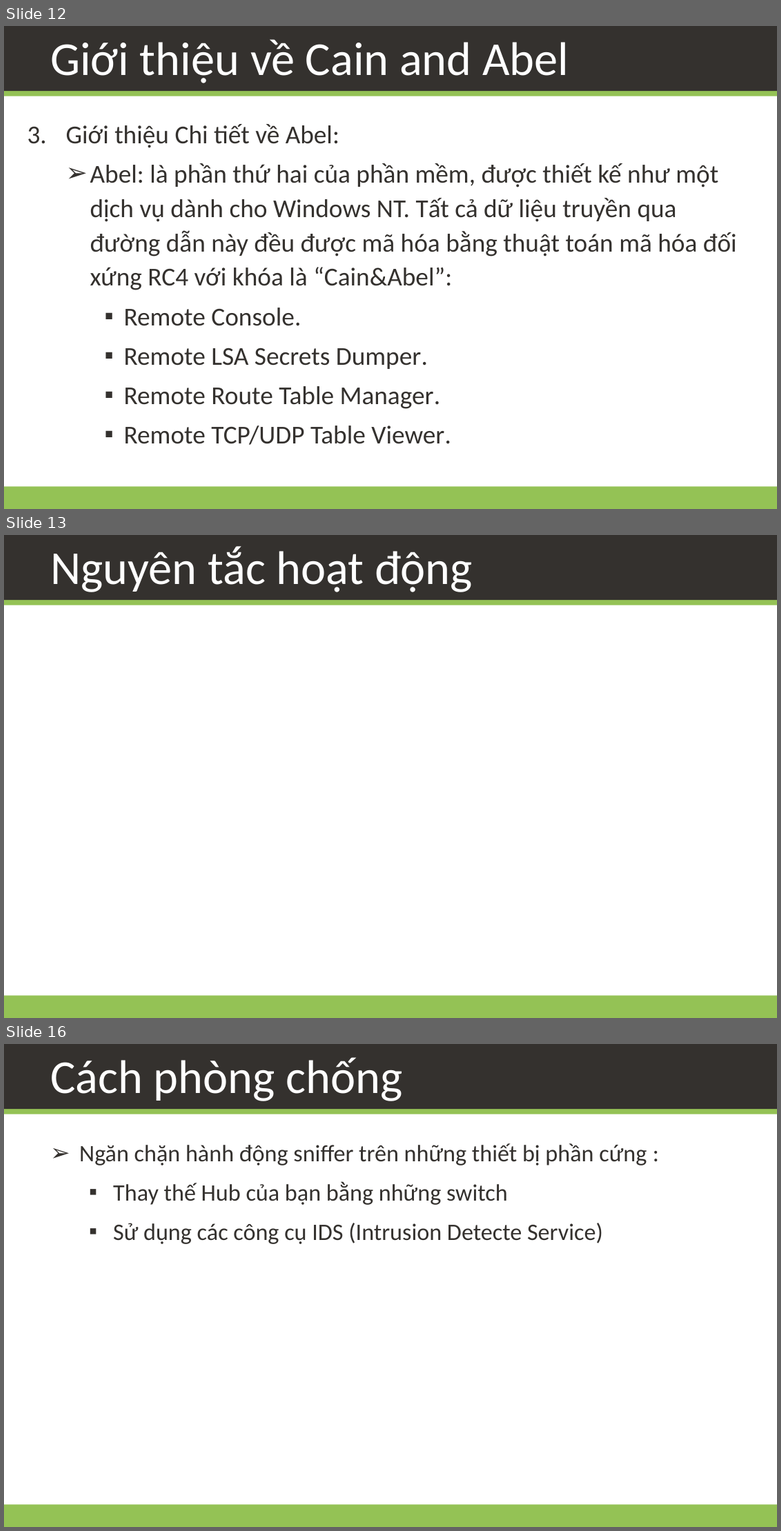
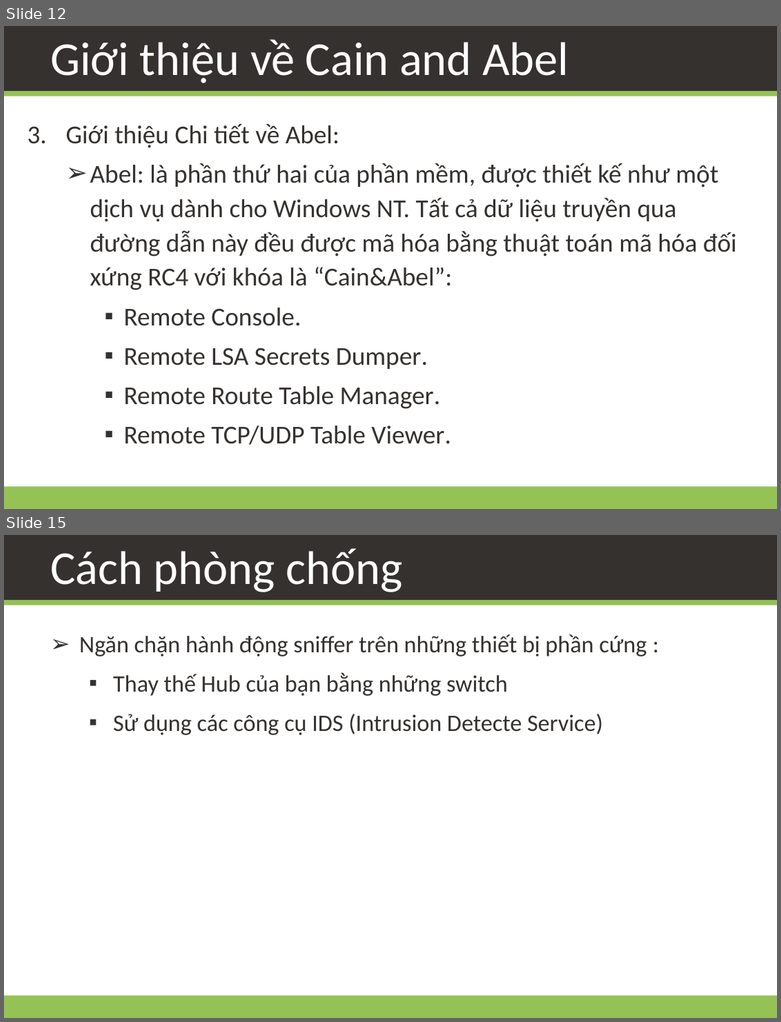
Before and after one commit to daotk/cdkpt, a slide deck: CDBM/Team Assignment 01/Team02.pptx. Shown one above the other, each under a label of ours: slides 12, 13 and 16 before the commit, slides 12 and 15 after it; the slides between them are not shown. The pictures are 781x1531 and 781x1022 pixels, drawn with LibreOffice and Linux fonts; fonts in the diff are those of the drawing; background and template pictures are left out. Boxes give left, top, right and bottom in pixels: in the first picture for what was removed or moved away, otherwise in the second. Text is boxed around its words. In the diff, an @@ line names an element or a change of style, - is before the commit and + after.

```diff
--- a/CDBM/Team Assignment 01/Team02.pptx
+++ b/CDBM/Team Assignment 01/Team02.pptx
@@ slide 13 removed at (4,535,777,1018), background #FFFFFF; not listed: 3 template elements that a slide beside it also shows @@
@@ title removed at (50,546,473,592) @@
-Nguyên tắc hoạt động
@@ what was slide 16 is now slide 15 @@
```
Also in this commit, not shown: 11 slides changed.
